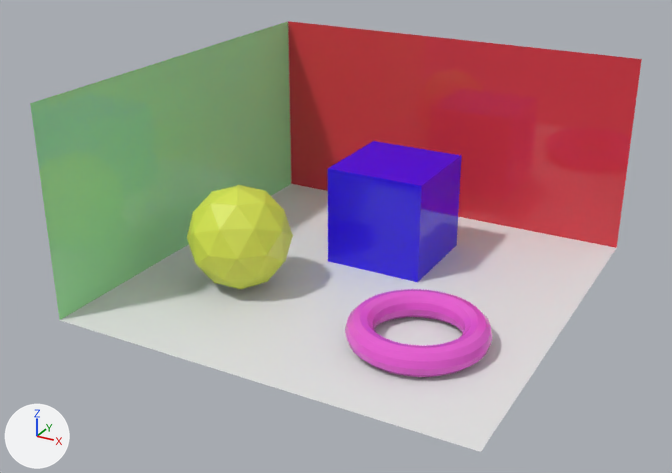
The glTF model src/assets/models/scene.gltf, before and after one commit.
The view is the same before and after, from a 50 mm camera at (1.86, -3.63, 1.52) aimed at (-0.06, -0.14, -0.22). The axes (+X, +Y, +Z) are drawn at lower left. The lights are the same throughout.

Names of what the first picture shows: 'Cube.001', 'Floor', 'Icosphere', 'Torus.001', 'Wall', 'Wall.001'.
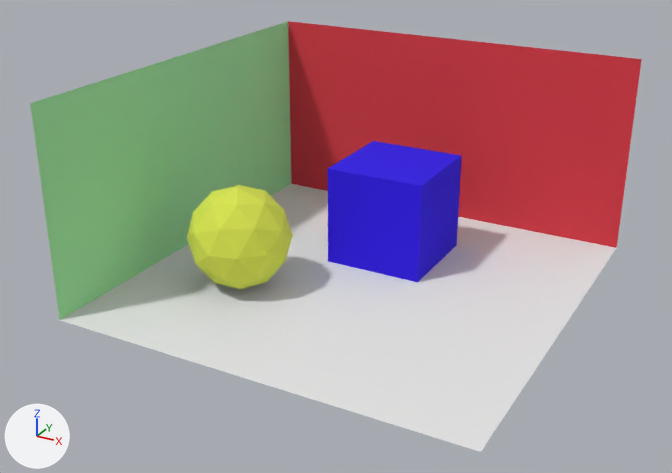
Where the newer file only moved an object's origin or applied its transform, the numbers keep the older frame.

Pixel boxes (x1, y1, x2, y2) of what changed, in the pictures (672 x 473 px):
'Cube.001', surface changed
    both: (328, 141, 462, 282)
'Torus.001', deleted (pink)
    before: (345, 289, 493, 377)

The change in detail:
In material 'blue' (mat_blue), roughness goes from 0.0 to 1.0.
Object 'Torus.001' (ob_torus_001) is deleted.
